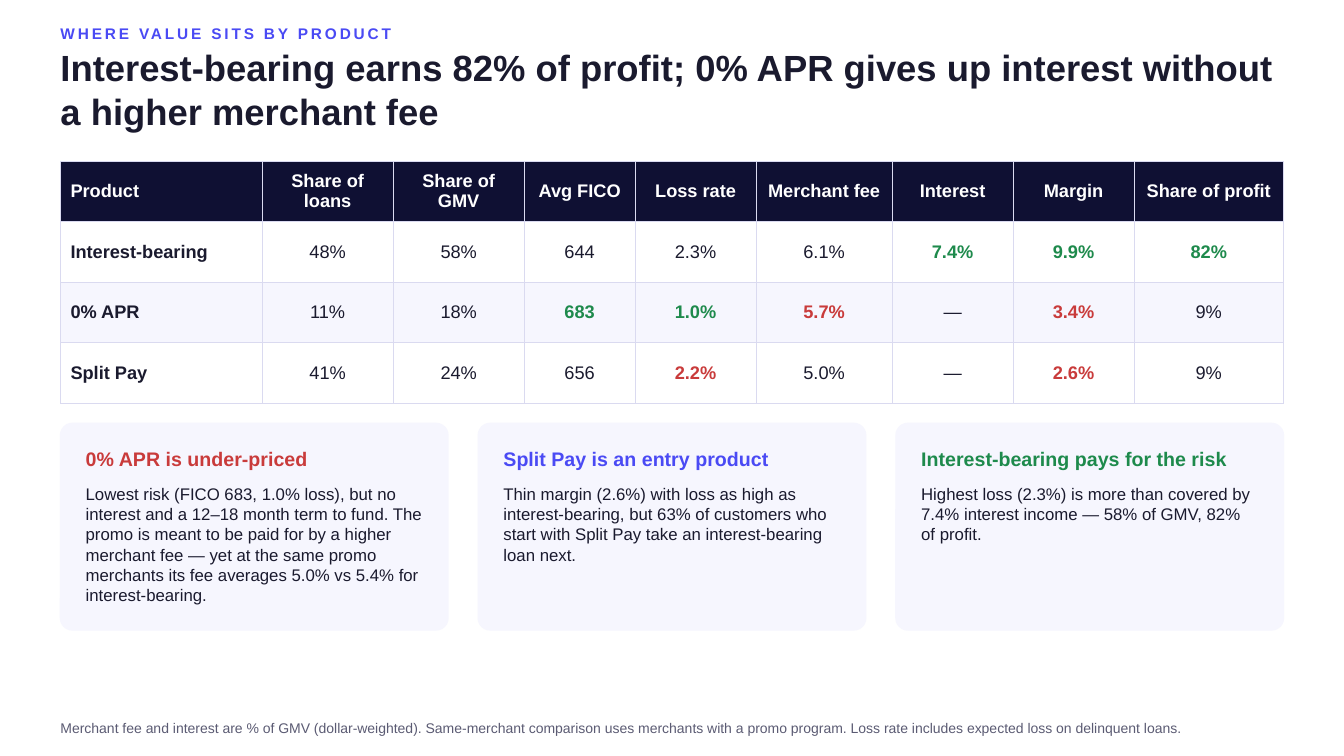
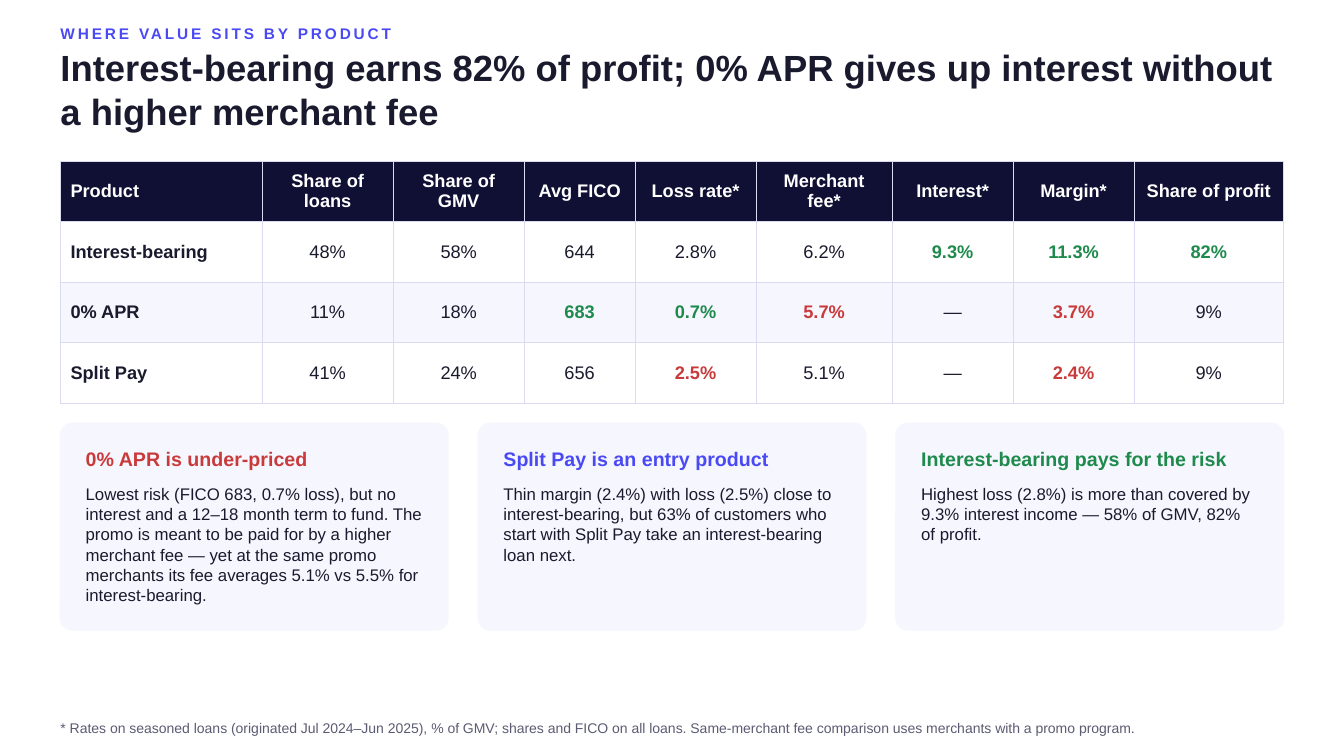
Before and after one commit to BrittanyZ919/Affirm-take-home-assignment, a slide deck: slide 4 of deck/portfolio_recommendation.pptx. Drawn at 1344x756 pixels with LibreOffice and Linux fonts; fonts in the diff are those of the drawing. Boxes give left, top, right and bottom in pixels: in the first picture for what was removed or moved away, otherwise in the second. Text is boxed around its words. In the diff, an @@ line names an element or a change of style, - is before the commit and + after.

```diff
--- a/deck/portfolio_recommendation.pptx
+++ b/deck/portfolio_recommendation.pptx
@@ table at (60,161,1284,387) @@
-row 1: Product | Share of loans | Share of GMV | Avg FICO | Loss rate | Merchant fee | Interest | Margin | Share of profit
+row 1: Product | Share of loans | Share of GMV | Avg FICO | Loss rate* | Merchant fee* | Interest* | Margin* | Share of profit
-row 2: Interest-bearing | 48% | 58% | 644 | 2.3% | 6.1% | 7.4% | 9.9% | 82%
+row 2: Interest-bearing | 48% | 58% | 644 | 2.8% | 6.2% | 9.3% | 11.3% | 82%
-row 3, column 5: 1.0%
+row 3, column 5: 0.7%
-row 3, column 8: 3.4%
+row 3, column 8: 3.7%
-row 4: Split Pay | 41% | 24% | 656 | 2.2% | 5.0% | — | 2.6% | 9%
+row 4: Split Pay | 41% | 24% | 656 | 2.5% | 5.1% | — | 2.4% | 9%
@@ text at (86,488,422,605): text changed @@
-Lowest risk (FICO 683, 1.0% loss), but no interest and a 12–18 month term to fund. The promo is meant to be paid for by a higher merchant fee — yet at the same promo merchants its fee averages 5.0% vs 5.4% for interest-bearing.
+Lowest risk (FICO 683, 0.7% loss), but no interest and a 12–18 month term to fund. The promo is meant to be paid for by a higher merchant fee — yet at the same promo merchants its fee averages 5.1% vs 5.5% for interest-bearing.
@@ text at (503,488,831,561): text changed @@
-Thin margin (2.6%) with loss as high as interest-bearing, but 63% of customers who start with Split Pay take an interest-bearing loan next.
+Thin margin (2.4%) with loss (2.5%) close to interest-bearing, but 63% of customers who start with Split Pay take an interest-bearing loan next.
@@ text at (921,488,1250,544): text changed @@
-Highest loss (2.3%) is more than covered by 7.4% interest income — 58% of GMV, 82% of profit.
+Highest loss (2.8%) is more than covered by 9.3% interest income — 58% of GMV, 82% of profit.
@@ text at (70,723,1135,736): text changed @@
-Merchant fee and interest are % of GMV (dollar-weighted). Same-merchant comparison uses merchants with a promo program. Loss rate includes expected loss on delinquent loans.
+* Rates on seasoned loans (originated Jul 2024–Jun 2025), % of GMV; shares and FICO on all loans. Same-merchant fee comparison uses merchants with a promo program.
```
Also in this commit, not shown: 4 other slides changed, 2 other files.
